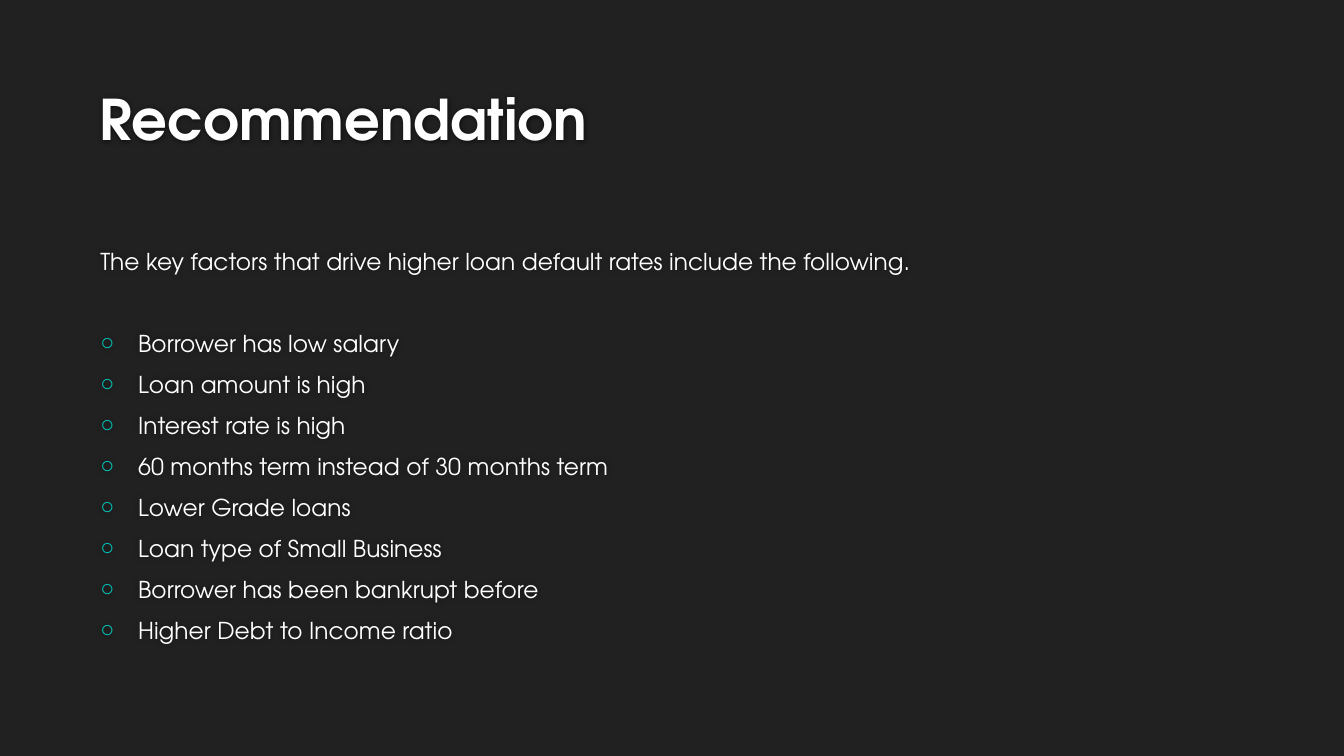
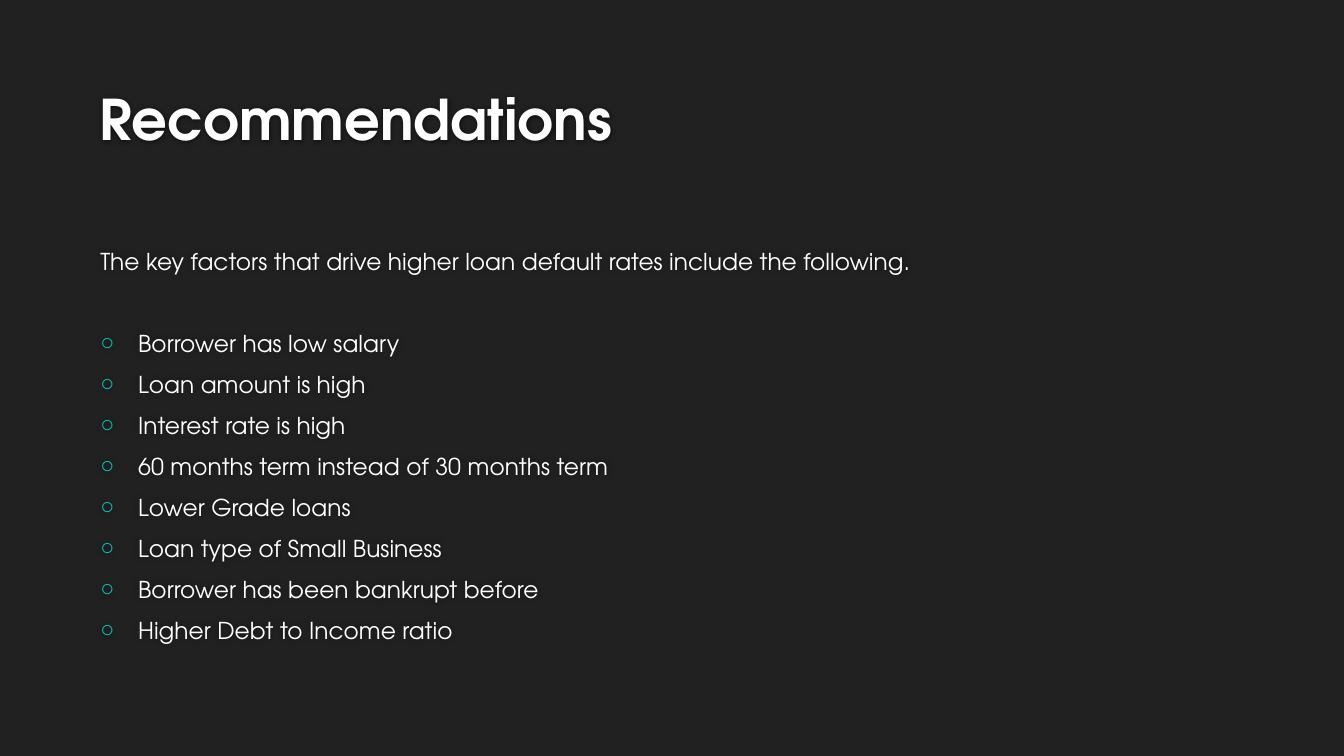
Before and after one commit to nishadh/LendingClubCaseStudy, a slide deck: slide 15 of Nishadh_Shrestha_Presentation.pptx. Drawn at 1344x756 pixels with LibreOffice and Linux fonts; fonts in the diff are those of the drawing; background and template pictures are left out. Boxes give left, top, right and bottom in pixels: in the first picture for what was removed or moved away, otherwise in the second. Text is boxed around its words. In the diff, an @@ line names an element or a change of style, - is before the commit and + after.

```diff
--- a/Nishadh_Shrestha_Presentation.pptx
+++ b/Nishadh_Shrestha_Presentation.pptx
@@ title at (99,97,611,141): text changed @@
-Recommendation
+Recommendations
```
Also in this commit, not shown: 2 other slides changed, 1 other file.
